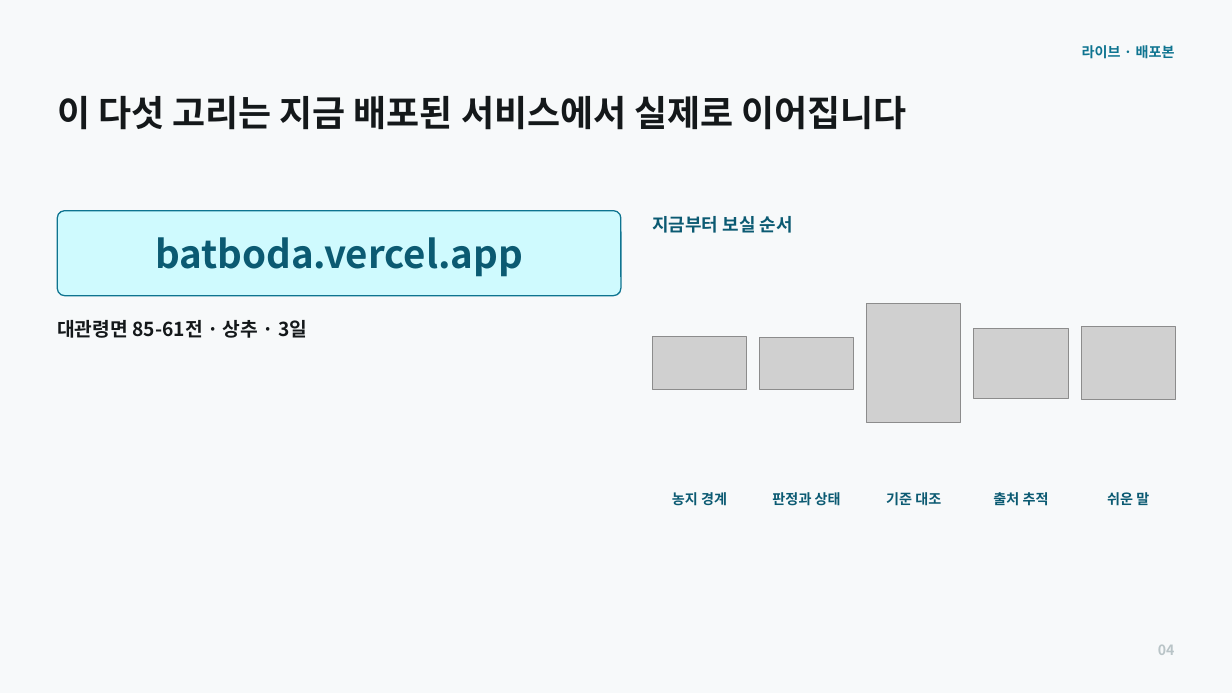
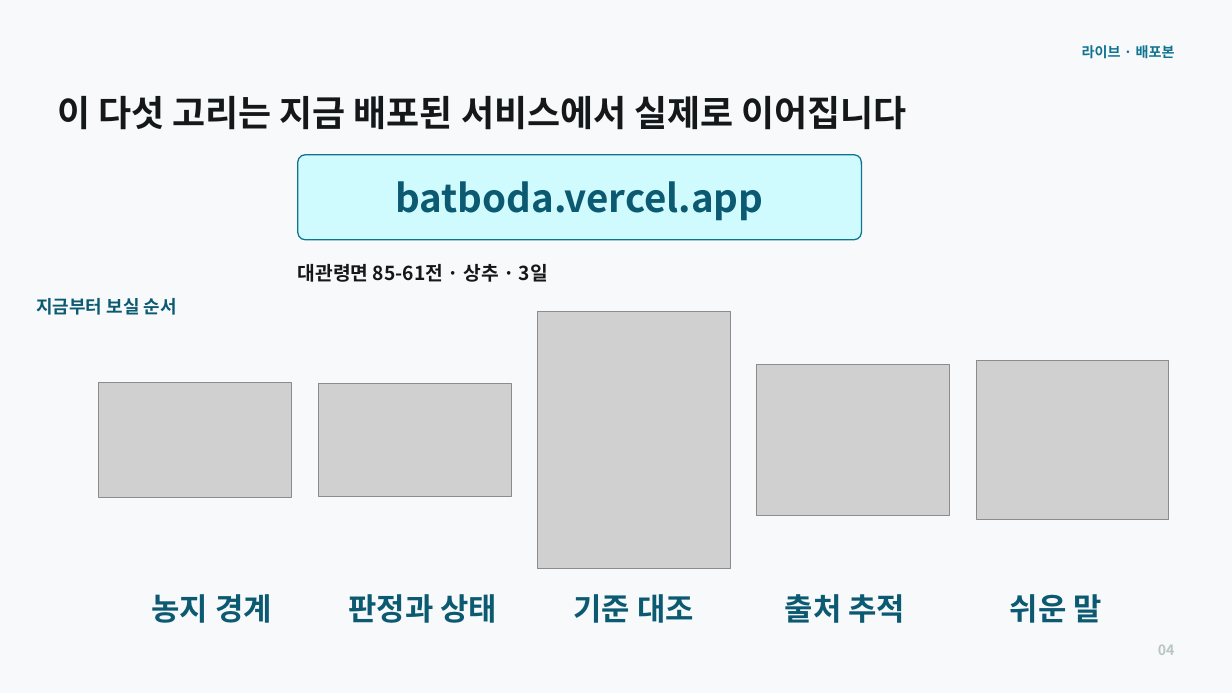
Before and after one commit to kzming2007/batboda, a slide deck: slide 4 of 발표/20260805_밭보다_본선발표_v2.pptx. Drawn at 1232x693 pixels with LibreOffice and Linux fonts; fonts in the diff are those of the drawing; grey boxes stand for pictures. Boxes give left, top, right and bottom in pixels: in the first picture for what was removed or moved away, otherwise in the second. Text is boxed around its words. In the diff, an @@ line names an element or a change of style, - is before the commit and + after.

```diff
--- a/발표/20260805_밭보다_본선발표_v2.pptx
+++ b/발표/20260805_밭보다_본선발표_v2.pptx
@@ 2 texts, 1 rounded rectangle: place and size @@
-2 texts, 1 rounded rectangle at (57, 211, 621, 338)
+2 texts, 1 rounded rectangle at (298, 154, 861, 282)
@@ text "지금부터 보실 순서": place and size @@
-text "지금부터 보실 순서" at (652, 216, 793, 233)
+text "지금부터 보실 순서" at (36, 298, 177, 315)
@@ picture: place and size @@
-picture at (867, 304, 961, 422)
+picture at (538, 311, 731, 568)
@@ picture: place and size @@
-picture at (653, 336, 747, 389)
+picture at (99, 383, 292, 497)
@@ picture: place and size @@
-picture at (760, 337, 854, 389)
+picture at (318, 384, 511, 496)
@@ picture: place and size @@
-picture at (974, 328, 1068, 397)
+picture at (757, 364, 950, 515)
@@ picture: place and size @@
-picture at (1081, 326, 1176, 400)
+picture at (976, 360, 1169, 519)
@@ text "농지 경계": place and size @@
-text "농지 경계" at (672, 492, 727, 506)
+text "농지 경계" at (152, 594, 272, 623)
@@ text "판정과 상태": place and size @@
-text "판정과 상태" at (772, 492, 841, 506)
+text "판정과 상태" at (349, 594, 498, 623)
@@ text "기준 대조": place and size @@
-text "기준 대조" at (886, 492, 941, 506)
+text "기준 대조" at (574, 594, 694, 623)
@@ size 11 to 24 pt in 5 elements at (1010, 594, 1102, 623), (152, 594, 272, 623), (349, 594, 498, 623), (574, 594, 694, 623), (785, 594, 905, 623) @@
@@ text "출처 추적": place and size @@
-text "출처 추적" at (993, 492, 1049, 506)
+text "출처 추적" at (785, 594, 905, 623)
@@ text "쉬운 말": place and size @@
-text "쉬운 말" at (1107, 490, 1149, 508)
+text "쉬운 말" at (1010, 594, 1102, 623)
```
Also in this commit, not shown: 7 other slides changed, 5 other files.
